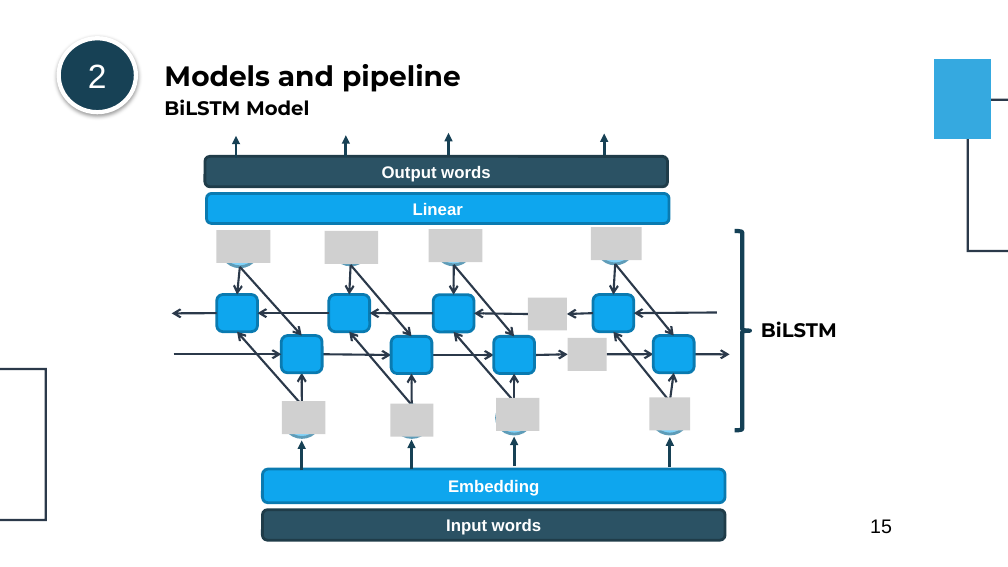
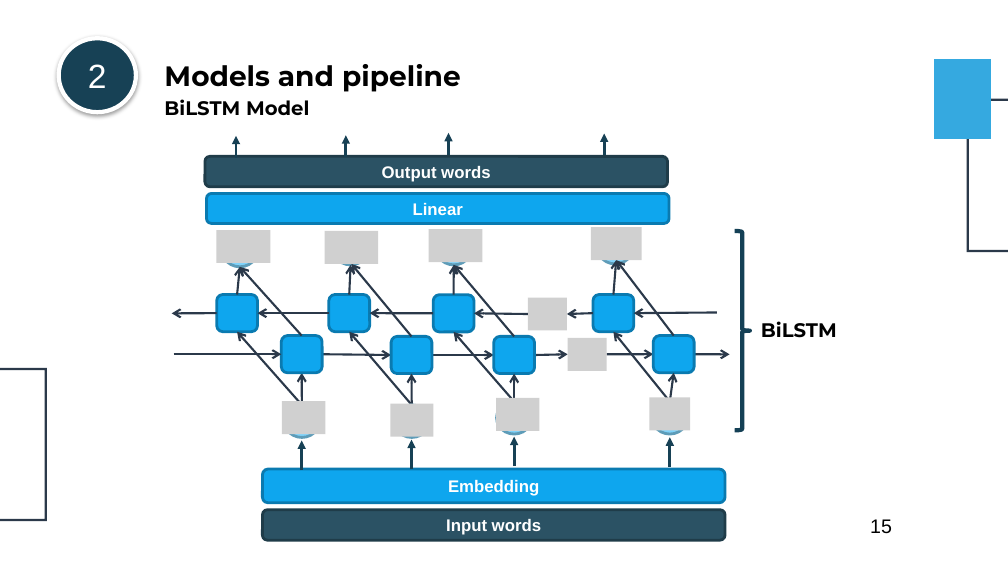
Before and after one commit to VNOpenAI/ai-doctor, a slide deck: slide 15 of static/slides/vnopenai-vn-accent.pptx. Drawn at 1008x567 pixels with LibreOffice and Linux fonts; fonts in the diff are those of the drawing; grey boxes stand for pictures. Boxes give left, top, right and bottom in pixels: in the first picture for what was removed or moved away, otherwise in the second. Text is boxed around its words. In the diff, an @@ line names an element or a change of style, - is before the commit and + after.

```diff
--- a/static/slides/vnopenai-vn-accent.pptx
+++ b/static/slides/vnopenai-vn-accent.pptx
@@ 6 arrows: place and size @@
-6 arrows at (237,265,514,337)
+6 arrows at (237,264,514,337)
@@ arrow moved from (615, 264) - (614, 294) to (614, 294) - (616, 260) @@
@@ arrow moved from (615, 264) - (673, 336) to (673, 336) - (616, 260) @@
```
Also in this commit, not shown: 1 other slide changed, 2 other files.
